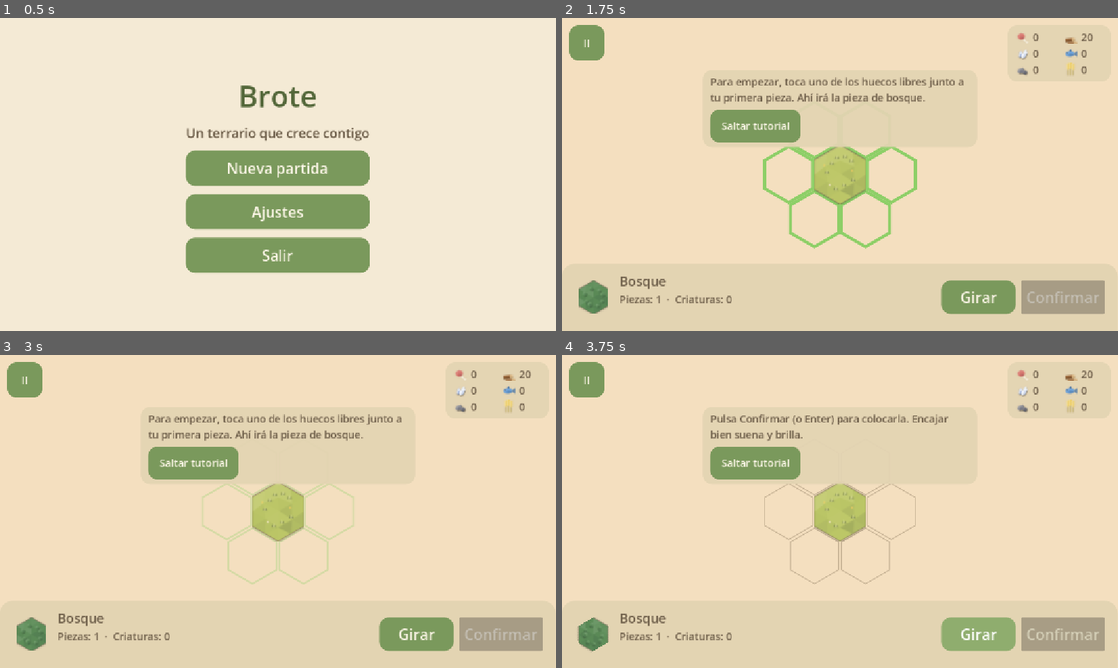
Above: before the commit, frames 1-4 (two rows, left to right).
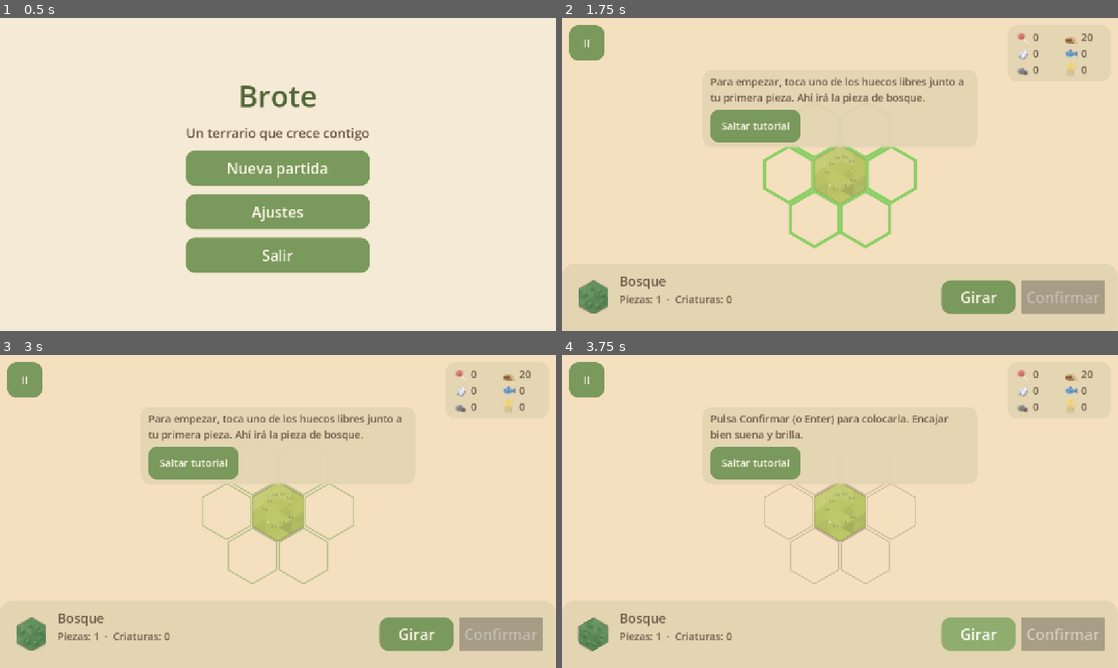
Above: after the commit, the same moments.

Repository: Rosnye/CozyG
Game: Godot game, scene res://scenes/menu.tscn
Two runs of this game, one before a commit and one after it. Both use one fixed random seed, a clock stepped at 60 frames per second and the inputs below.
Inputs:
- Up to frame 1 (0.5 s): no input
- Up to frame 2 (1.75 s): click "Nueva partida" at 0.5 s; click "Empezar" at 1.25 s
- Up to frame 3 (3 s): click "II" at 2 s; click "Continuar" at 2.75 s
- Up to frame 4 (3.75 s): click "Girar" at 3.5 s

Frame 1 is identical in both runs. In frame 2, less than 0.1% of the frame differs, in the area x 45-55%, y 41-60%; in frame 3, 0.2%, in the area x 36-64%, y 41-74%; in frame 4, less than 0.1%.

Commit message:
Rendimiento: capas fija y dinamica en el tablero, cachés de frontera y economia, atmosfera a 10 Hz y audio en silencio pausado
Co-Authored-By: Claude Sonnet 5.5 <noreply@anthropic.com>

Diff:
--- /dev/null
+++ b/herramientas/medir_rendimiento.gd
@@ -0,0 +1,105 @@
+extends SceneTree
+## Mide el coste por fotograma del juego con un mundo grande, en modo headless.
+## Sirve para comparar antes y después de optimizar (los números absolutos de un PC son
+## mucho menores que los de un móvil; lo que importa es la proporción).
+##
+## Uso, desde la raíz del proyecto:
+##   godot --headless --path . --script res://herramientas/medir_rendimiento.gd
+##
+## Usa su propio archivo de guardado para no tocar la partida real.
+
+const RUTA: String = "user://medicion_rendimiento.json"
+const RADIO_MUNDO: int = 22  # hexágonos desde el centro: unas 1.500 piezas
+const FOTOGRAMAS: int = 300
+
+
+func _init() -> void:
+	root.set_meta(&"pantalla_vigilada", true)
+	var juego: Node = load("res://scenes/juego.tscn").instantiate()
+	juego.ruta_guardado = RUTA
+	root.add_child(juego)
+	await process_frame
+	root.content_scale_factor = 1.0
+	await _esperar(5)
+	juego._al_saltar_tutorial()
+	var coordenadas: Array[Vector2i] = _poblar(juego)
+	await _esperar(10)
+	print("Mundo: %d piezas, %d construcciones, %d criaturas" % [
+		juego._tablero.cantidad(), juego._economia.construcciones.size(), juego._ecosistema.cantidad()
+	])
+
+	var logica: Dictionary = _medir_proceso(juego)
+	var quieto: Dictionary = await _medir_fotogramas(juego, coordenadas, false)
+	var animando: Dictionary = await _medir_fotogramas(juego, coordenadas, true)
+	print("Lógica de _process:        medio %.3f ms  | peor %.3f ms" % [logica["medio"], logica["peor"]])
+	print("Fotograma en reposo:       medio %.3f ms  | peor %.3f ms" % [quieto["medio"], quieto["peor"]])
+	print("Fotograma con animaciones: medio %.3f ms  | peor %.3f ms" % [animando["medio"], animando["peor"]])
+	DirAccess.remove_absolute(RUTA)
+	quit()
+
+
+func _esperar(fotogramas: int) -> void:
+	for i in fotogramas:
+		await process_frame
+
+
+## Rellena un hexágono grande de piezas al azar y reparte construcciones.
+func _poblar(juego: Node) -> Array[Vector2i]:
+	var azar := RandomNumberGenerator.new()
+	azar.seed = 1
+	var piezas: Array[PiezaDatos] = []
+	for archivo in DirAccess.get_files_at("res://data/piezas"):
+		var nombre: String = archivo.trim_suffix(".remap")
+		if nombre.ends_with(".tres"):
+			piezas.append(load("res://data/piezas/" + nombre))
+	var construcciones: Array[ConstruccionDatos] = []
+	for archivo in DirAccess.get_files_at("res://data/construcciones"):
+		var nombre: String = archivo.trim_suffix(".remap")
+		if nombre.ends_with(".tres"):
+			construcciones.append(load("res://data/construcciones/" + nombre))
+	var tablero: Tablero = juego._tablero
+	var coordenadas: Array[Vector2i] = []
+	for q in range(-RADIO_MUNDO, RADIO_MUNDO + 1):
+		for r in range(maxi(-RADIO_MUNDO, -q - RADIO_MUNDO), mini(RADIO_MUNDO, -q + RADIO_MUNDO) + 1):
+			var coord := Vector2i(q, r)
+			tablero.restaurar(coord, piezas[azar.randi_range(0, piezas.size() - 1)], azar.randi_range(0, 5))
+			coordenadas.append(coord)
+	var contador: int = 0
+	for coord in coordenadas:
+		contador += 1
+		if contador % 10 == 0:
+			juego._economia.construcciones[coord] = construcciones[contador % construcciones.size()]
+	juego._conteo = tablero.conteo_bordes()
+	juego._ecosistema.actualizar(tablero, juego._criaturas)
+	juego._vista.queue_redraw()
+	return coordenadas
+
+
+## Tiempo de la lógica del juego por fotograma, sin dibujar.
+func _medir_proceso(juego: Node) -> Dictionary:
+	var total: int = 0
+	var peor: int = 0
+	for i in FOTOGRAMAS:
+		var inicio: int = Time.get_ticks_usec()
+		juego._process(0.016)
+		var duracion: int = Time.get_ticks_usec() - inicio
+		total += duracion
+		peor = maxi(peor, duracion)
+	return {"medio": total / float(FOTOGRAMAS) / 1000.0, "peor": peor / 1000.0}
+
+
+## Tiempo de un fotograma completo (lógica + dibujo). Con `animar`, coloca animaciones cada 20.
+func _medir_fotogramas(juego: Node, coordenadas: Array[Vector2i], animar: bool) -> Dictionary:
+	var azar := RandomNumberGenerator.new()
+	azar.seed = 7
+	var total: int = 0
+	var peor: int = 0
+	for i in FOTOGRAMAS:
+		if animar and i % 20 == 0:
+			juego._vista.animar_colocacion(coordenadas[azar.randi_range(0, coordenadas.size() - 1)], true)
+		var inicio: int = Time.get_ticks_usec()
+		await process_frame
+		var duracion: int = Time.get_ticks_usec() - inicio
+		total += duracion
+		peor = maxi(peor, duracion)
+	return {"medio": total / float(FOTOGRAMAS) / 1000.0, "peor": peor / 1000.0}
--- a/scenes/juego.tscn
+++ b/scenes/juego.tscn
@@ -22,6 +22,7 @@
 [ext_resource type="PackedScene" path="res://scenes/ajustes.tscn" id="20"]
 [ext_resource type="Script" path="res://scripts/panel_tutorial.gd" id="21"]
 [ext_resource type="Script" path="res://scripts/barra_inferior.gd" id="22"]
+[ext_resource type="Script" path="res://scripts/capa_dinamica.gd" id="23"]
 
 [sub_resource type="Gradient" id="gradiente_punto"]
 colors = PackedColorArray(1, 1, 1, 1, 1, 1, 1, 0)
@@ -59,6 +60,9 @@
 texture_filter = 4
 script = ExtResource("2")
 terrenos = ExtResource("5")
+
+[node name="Dinamica" type="Node2D" parent="Tablero"]
+script = ExtResource("23")
 
 [node name="Particulas" type="CPUParticles2D" parent="Tablero"]
 z_index = 10
--- a/scripts/atmosfera.gd
+++ b/scripts/atmosfera.gd
@@ -11,6 +11,8 @@
 const SILENCIO_DB: float = -80.0
 ## Rapidez con que las capas suben y bajan de volumen.
 const SUAVIZADO: float = 1.2
+## Cada cuántos segundos se recalculan la luz y los niveles de audio.
+const PERIODO_CALCULO: float = 0.1
 
 ## Color por fase del día (0 = amanecer ... 0.75 = medianoche).
 @export var gradiente_dia: Gradient
@@ -21,6 +23,8 @@
 @export var lluvia: LluviaVista
 
 var _capas: Dictionary = {}
+var _niveles: Dictionary = {}
+var _acumulado: float = 1.0  # fuerza el primer cálculo
 
 
 func _ready() -> void:
@@ -36,10 +40,15 @@
 
 
 func actualizar(delta: float, ciclo: Ciclo, clima: Clima, conteo: Dictionary, piezas: int) -> void:
-	_aplicar_luz(ciclo, clima)
-	_aplicar_audio(delta, ciclo.luz(), clima.intensidad_lluvia, conteo, piezas)
-	if lluvia != null:
-		lluvia.intensidad = clima.intensidad_lluvia
+	# La luz y los niveles de audio cambian despacio: se recalculan 10 veces por segundo.
+	_acumulado += delta
+	if _acumulado >= PERIODO_CALCULO:
+		_acumulado = 0.0
+		_aplicar_luz(ciclo, clima)
+		_niveles = Ambiente.volumenes(ciclo.luz(), clima.intensidad_lluvia, conteo, piezas)
+		if lluvia != null:
+			lluvia.intensidad = clima.intensidad_lluvia
+	_suavizar_audio(delta)
 
 
 func _aplicar_luz(ciclo: Ciclo, clima: Clima) -> void:
@@ -54,13 +63,15 @@
 		modulacion_fondo.color = color
 
 
-func _aplicar_audio(delta: float, luz: float, lluvia_nivel: float, conteo: Dictionary, piezas: int) -> void:
-	var niveles: Dictionary = Ambiente.volumenes(luz, lluvia_nivel, conteo, piezas)
+## Acerca poco a poco el volumen de cada capa a su objetivo. Las capas que no se oyen se pausan
+## para que el motor no gaste CPU (ni batería) mezclándolas.
+func _suavizar_audio(delta: float) -> void:
 	var paso: float = 1.0 - exp(-delta * SUAVIZADO)
 	for capa: StringName in _capas:
 		var reproductor: AudioStreamPlayer = _capas[capa]
-		var nivel: float = niveles.get(capa, 0.0)
+		var nivel: float = _niveles.get(capa, 0.0)
 		var objetivo: float = SILENCIO_DB
 		if nivel > 0.001:
 			objetivo = maxf(GANANCIA_DB[capa] + linear_to_db(nivel), SILENCIO_DB)
 		reproductor.volume_db = lerpf(reproductor.volume_db, objetivo, paso)
+		reproductor.stream_paused = objetivo <= SILENCIO_DB and reproductor.volume_db <= SILENCIO_DB + 2.0
--- /dev/null
+++ b/scripts/capa_dinamica.gd
@@ -0,0 +1,12 @@
+class_name CapaDinamica
+extends Node2D
+## Capa del tablero que cambia a menudo: fantasma, selección, guías y animaciones.
+## Está separada de las piezas fijas para que esas no se redibujen en cada fotograma.
+## Solo delega el dibujo en `TableroVista`.
+
+var vista: TableroVista
+
+
+func _draw() -> void:
+	if vista != null:
+		vista.dibujar_dinamico(self)
--- a/scripts/criaturas_vista.gd
+++ b/scripts/criaturas_vista.gd
@@ -16,7 +16,7 @@
 
 
 func _process(delta: float) -> void:
-	if ecosistema == null:
+	if ecosistema == null or ecosistema.individuos.is_empty():
 		return
 	_reloj += delta
 	var presentes: Dictionary = {}
--- a/scripts/economia.gd
+++ b/scripts/economia.gd
@@ -12,11 +12,19 @@
 ## Vector2i -> ConstruccionDatos
 var construcciones: Dictionary = {}
 
+# Producción total por segundo de cada recurso. Se recalcula solo cuando cambia algo
+# (en vez de rehacer en cada fotograma los bonus de todas las construcciones).
+var _tasas: Dictionary = {}
+var _sucia: bool = true
+var _ultimo_tablero: Tablero
+var _ultima_version: int = -1
+
 
 ## Empieza con las cantidades iniciales de cada recurso.
 func iniciar(datos: Array[RecursoDatos]) -> void:
 	recursos.clear()
 	construcciones.clear()
+	_sucia = true
 	for recurso in datos:
 		recursos[recurso.id] = float(recurso.inicial)
 
@@ -72,6 +80,7 @@
 	for id: StringName in construccion.costo:
 		recursos[id] = float(recursos.get(id, 0.0)) - float(construccion.costo[id])
 	construcciones[coord] = construccion
+	_sucia = true
 	return true
 
 
@@ -83,15 +92,33 @@
 	for id: StringName in construccion.costo:
 		recursos[id] = float(recursos.get(id, 0.0)) + floorf(float(construccion.costo[id]) * DEVOLUCION)
 	construcciones.erase(coord)
+	_sucia = true
 	return true
+
+
+## Avisa de que `construcciones` se tocó por fuera de `construir` y `quitar`.
+func invalidar() -> void:
+	_sucia = true
 
 
 ## Produce lo que toca en `delta` segundos.
 func avanzar(delta: float, tablero: Tablero) -> void:
+	if _sucia or tablero != _ultimo_tablero or tablero.version != _ultima_version:
+		_recalcular_tasas(tablero)
+	for id: StringName in _tasas:
+		recursos[id] = float(recursos.get(id, 0.0)) + float(_tasas[id]) * delta
+
+
+func _recalcular_tasas(tablero: Tablero) -> void:
+	_tasas.clear()
 	for coord: Vector2i in construcciones:
 		var construccion: ConstruccionDatos = construcciones[coord]
-		var ganado: float = por_minuto_en(coord, construccion, tablero) / 60.0 * delta
-		recursos[construccion.produce] = float(recursos.get(construccion.produce, 0.0)) + ganado
+		var por_segundo: float = por_minuto_en(coord, construccion, tablero) / 60.0
+		if por_segundo > 0.0:
+			_tasas[construccion.produce] = float(_tasas.get(construccion.produce, 0.0)) + por_segundo
+	_sucia = false
+	_ultimo_tablero = tablero
+	_ultima_version = tablero.version
 
 
 func a_diccionario() -> Dictionary:
@@ -111,6 +138,7 @@
 		for id in datos["recursos"]:
 			recursos[StringName(str(id))] = float(datos["recursos"][id])
 	construcciones.clear()
+	_sucia = true
 	if not datos.get("construcciones") is Array:
 		return
 	for dato in datos["construcciones"]:
--- a/scripts/hex/tablero.gd
+++ b/scripts/hex/tablero.gd
@@ -5,6 +5,12 @@
 
 ## Vector2i -> { "pieza": PiezaDatos, "giro": int }
 var _celdas: Dictionary = {}
+
+## Sube cada vez que cambia el contenido del tablero; sirve para invalidar cachés.
+var version: int = 0
+
+var _frontera_cache: Array[Vector2i] = []
+var _frontera_version: int = -1
 
 
 func cantidad() -> int:
@@ -54,6 +60,7 @@
 	if pieza == null or not puede_colocar(coord):
 		return false
 	_celdas[coord] = {"pieza": pieza, "giro": posmod(giro, 6)}
+	version += 1
 	return true
 
 
@@ -93,6 +100,7 @@
 ## Coloca sin comprobar reglas (para cargar una partida guardada).
 func restaurar(coord: Vector2i, pieza: PiezaDatos, giro: int) -> void:
 	_celdas[coord] = {"pieza": pieza, "giro": posmod(giro, 6)}
+	version += 1
 
 
 ## Cuántos bordes de un terreno necesita una pieza para ser hábitat de ese terreno.
@@ -129,8 +137,10 @@
 	return resultado
 
 
-## Huecos libres donde se puede colocar (sin repetidos).
+## Huecos libres donde se puede colocar (sin repetidos). Se guarda en caché hasta que cambie el tablero.
 func frontera() -> Array[Vector2i]:
+	if _frontera_version == version:
+		return _frontera_cache
 	var vistos: Dictionary = {}
 	var resultado: Array[Vector2i] = []
 	for coord: Vector2i in _celdas:
@@ -138,4 +148,6 @@
 			if not _celdas.has(vecino) and not vistos.has(vecino):
 				vistos[vecino] = true
 				resultado.append(vecino)
+	_frontera_cache = resultado
+	_frontera_version = version
 	return resultado
--- a/scripts/juego.gd
+++ b/scripts/juego.gd
@@ -17,6 +17,8 @@
 const PASEO: Vector2 = Vector2(2.5, 6.0)
 ## Cada cuántos segundos se actualizan los botones del panel de construcción.
 const REFRESCO_PANEL: float = 0.4
+## Cada cuántos segundos se actualiza el indicador de recursos.
+const REFRESCO_HUD: float = 0.25
 
 ## Dónde se guarda la partida (se cambia antes de añadir la escena en pruebas, para no pisar la real).
 var ruta_guardado: String = "user://guardado.json"
@@ -39,6 +41,7 @@
 var _conteo: Dictionary = {}
 var _espera_paseo: float = 4.0
 var _espera_panel: float = 0.0
+var _espera_hud: float = 0.0
 var _tutorial := Tutorial.new()
 var _ultima_colocada: Vector2i = Vector2i.ZERO
 var _hay_ultima: bool = false
@@ -120,7 +123,10 @@
 	_ciclo.avanzar(delta)
 	_clima.avanzar(delta)
 	_economia.avanzar(delta, _tablero)
-	_hud_recursos.actualizar(_economia)
+	_espera_hud -= delta
+	if _espera_hud <= 0.0:
+		_espera_hud = REFRESCO_HUD
+		_hud_recursos.actualizar(_economia)
 	_criaturas_vista.luz = _ciclo.luz()
 	_atmosfera.actualizar(delta, _ciclo, _clima, _conteo, _tablero.cantidad())
 	_espera_paseo -= delta
@@ -282,7 +288,7 @@
 	_guardar()
 	_hud_recursos.actualizar(_economia)
 	_mostrar_panel()
-	_vista.queue_redraw()
+	_vista.refrescar()
 
 
 func _al_pedir_quitar() -> void:
@@ -292,7 +298,7 @@
 	_guardar()
 	_hud_recursos.actualizar(_economia)
 	_mostrar_panel()
-	_vista.queue_redraw()
+	_vista.refrescar()
 
 
 func _al_girar() -> void:
@@ -375,7 +381,6 @@
 	else:
 		_encaje.text = ""
 		_vista.ocultar_pendiente()
-	_vista.queue_redraw()
 
 
 # --- Tutorial -------------------------------------------------------------
--- a/scripts/lluvia_vista.gd
+++ b/scripts/lluvia_vista.gd
@@ -9,7 +9,10 @@
 ## 0 sin lluvia, 1 lluvia completa.
 var intensidad: float = 0.0:
 	set(valor):
-		intensidad = clampf(valor, 0.0, 1.0)
+		var nueva: float = clampf(valor, 0.0, 1.0)
+		if is_equal_approx(nueva, intensidad):
+			return
+		intensidad = nueva
 		set_process(intensidad > 0.01)
 		queue_redraw()
 
--- a/scripts/tablero_vista.gd
+++ b/scripts/tablero_vista.gd
@@ -1,6 +1,12 @@
 class_name TableroVista
 extends Node2D
 ## Dibuja el tablero y sus animaciones. Solo lee datos: no decide reglas.
+##
+## Dos capas, para no redibujar cientos de piezas en cada fotograma:
+## - Esta (fija): huecos, piezas y construcciones. Se redibuja solo cuando cambia el mundo
+##   (`refrescar`, o al empezar y terminar una animación).
+## - `CapaDinamica` (hija): fantasma, selección, guías y animaciones. Cambia todo el rato
+##   y dibuja poca cosa.
 
 enum Guia { NINGUNA, HUECOS, PIEZA }
 
@@ -35,10 +41,17 @@
 var _animaciones: Dictionary = {}
 
 @onready var _particulas: CPUParticles2D = $Particulas
+@onready var _dinamica: CapaDinamica = $Dinamica
 
 
 func _ready() -> void:
+	_dinamica.vista = self
 	set_process(false)
+
+
+## Redibuja las piezas y construcciones fijas. Llamar cuando cambie el mundo.
+func refrescar() -> void:
+	queue_redraw()
 
 
 func mostrar_pendiente(coord: Vector2i, pieza: PiezaDatos, giro: int, encaja: bool) -> void:
@@ -47,12 +60,12 @@
 	_pendiente_pieza = pieza
 	_pendiente_giro = giro
 	_pendiente_encaja = encaja
-	queue_redraw()
+	_dinamica.queue_redraw()
 
 
 func ocultar_pendiente() -> void:
 	_hay_pendiente = false
-	queue_redraw()
+	_dinamica.queue_redraw()
 
 
 ## Guía del tutorial: hace pulsar los huecos libres donde se puede colocar.
@@ -70,100 +83,120 @@
 
 func quitar_guia() -> void:
 	_guia = Guia.NINGUNA
-	queue_redraw()
+	_dinamica.queue_redraw()
 
 
 ## Resalta la pieza elegida para construir.
 func seleccionar(coord: Vector2i) -> void:
 	_hay_seleccion = true
 	_seleccion = coord
-	queue_redraw()
+	_dinamica.queue_redraw()
 
 
 func deseleccionar() -> void:
 	_hay_seleccion = false
-	queue_redraw()
+	_dinamica.queue_redraw()
 
 
 ## Anima la pieza recién colocada; si encaja perfecto, añade una onda y partículas.
+## Mientras dura, la capa fija se salta esa pieza y la dibuja la dinámica.
 func animar_colocacion(coord: Vector2i, perfecta: bool) -> void:
 	_animaciones[coord] = {"tiempo": 0.0, "perfecta": perfecta}
 	if perfecta:
 		_particulas.position = Hex.axial_a_pixel(coord, tamano_hex)
 		_particulas.restart()
+	queue_redraw()
 	set_process(true)
 
 
 func _process(delta: float) -> void:
 	_reloj += delta
+	var termino_alguna: bool = false
 	for coord: Vector2i in _animaciones.keys():
 		var animacion: Dictionary = _animaciones[coord]
 		animacion["tiempo"] += delta
 		var duracion: float = DURACION_ONDA if animacion["perfecta"] else DURACION_ASENTAR
 		if animacion["tiempo"] >= duracion:
 			_animaciones.erase(coord)
-	queue_redraw()
+			termino_alguna = true
+	if termino_alguna:
+		queue_redraw()  # la pieza vuelve a la capa fija
+	_dinamica.queue_redraw()
 	if _animaciones.is_empty() and _guia == Guia.NINGUNA:
 		set_process(false)
 
 
+## Capa fija: huecos libres, piezas y construcciones.
 func _draw() -> void:
 	if tablero == null:
 		return
-	var pulso: float = 0.55 + 0.45 * sin(_reloj * 4.0)
 	for coord in tablero.frontera():
-		var contorno := _contorno(coord, 0.94)
-		if _guia == Guia.HUECOS:
-			var llamada: Color = color_encaje
-			llamada.a = pulso
-			draw_polyline(contorno, llamada, 3.0 + 3.0 * pulso, true)
-		else:
-			draw_polyline(contorno, color_hueco, 2.0, true)
+		draw_polyline(_contorno(coord, 0.94), color_hueco, 2.0, true)
 	for coord in tablero.coordenadas():
-		var escala: float = 1.0
 		if _animaciones.has(coord):
-			escala = _escala_asentar(_animaciones[coord]["tiempo"])
+			continue
 		DibujoPieza.dibujar(
 			self, Hex.axial_a_pixel(coord, tamano_hex), tamano_hex,
-			tablero.pieza_en(coord), tablero.giro_en(coord), terrenos, 1.0, escala
+			tablero.pieza_en(coord), tablero.giro_en(coord), terrenos
 		)
 	for coord: Vector2i in construcciones:
-		_dibujar_construccion(coord, construcciones[coord])
+		if not _animaciones.has(coord):
+			_dibujar_construccion(self, coord, construcciones[coord])
+
+
+## Capa dinámica: lo que cambia a menudo. La llama `CapaDinamica`.
+func dibujar_dinamico(lienzo: CanvasItem) -> void:
+	if tablero == null:
+		return
+	var pulso: float = 0.55 + 0.45 * sin(_reloj * 4.0)
+	if _guia == Guia.HUECOS:
+		var llamada: Color = color_encaje
+		llamada.a = pulso
+		for coord in tablero.frontera():
+			lienzo.draw_polyline(_contorno(coord, 0.94), llamada, 3.0 + 3.0 * pulso, true)
+	for coord: Vector2i in _animaciones:
+		DibujoPieza.dibujar(
+			lienzo, Hex.axial_a_pixel(coord, tamano_hex), tamano_hex,
+			tablero.pieza_en(coord), tablero.giro_en(coord), terrenos, 1.0,
+			_escala_asentar(_animaciones[coord]["tiempo"])
+		)
+		if construcciones.has(coord):
+			_dibujar_construccion(lienzo, coord, construcciones[coord])
 	if _guia == Guia.PIEZA:
 		var llamada: Color = color_encaje
 		llamada.a = pulso
-		draw_polyline(_contorno(_guia_coord, 0.99), llamada, 4.0 + 4.0 * pulso, true)
+		lienzo.draw_polyline(_contorno(_guia_coord, 0.99), llamada, 4.0 + 4.0 * pulso, true)
 	if _hay_seleccion:
-		draw_polyline(_contorno(_seleccion, 0.97), color_seleccion, 4.0, true)
+		lienzo.draw_polyline(_contorno(_seleccion, 0.97), color_seleccion, 4.0, true)
 	for coord: Vector2i in _animaciones:
 		if _animaciones[coord]["perfecta"]:
-			_dibujar_onda(coord, _animaciones[coord]["tiempo"])
+			_dibujar_onda(lienzo, coord, _animaciones[coord]["tiempo"])
 	if _hay_pendiente and _pendiente_pieza != null:
 		DibujoPieza.dibujar(
-			self, Hex.axial_a_pixel(_pendiente_coord, tamano_hex), tamano_hex,
+			lienzo, Hex.axial_a_pixel(_pendiente_coord, tamano_hex), tamano_hex,
 			_pendiente_pieza, _pendiente_giro, terrenos, 0.75
 		)
 		var color: Color = color_encaje if _pendiente_encaja else color_desajuste
-		draw_polyline(_contorno(_pendiente_coord, 0.97), color, 5.0, true)
+		lienzo.draw_polyline(_contorno(_pendiente_coord, 0.97), color, 5.0, true)
 
 
 ## Casita provisional del color de la construcción; con `arte` se dibuja la textura.
-func _dibujar_construccion(coord: Vector2i, construccion: ConstruccionDatos) -> void:
+func _dibujar_construccion(lienzo: CanvasItem, coord: Vector2i, construccion: ConstruccionDatos) -> void:
 	var centro: Vector2 = Hex.axial_a_pixel(coord, tamano_hex)
 	var s: float = tamano_hex * 0.36
 	if construccion.arte != null:
-		draw_texture_rect(construccion.arte, Rect2(centro - Vector2(s * 1.5, s * 1.9), Vector2(s, s) * 3.0), false)
+		lienzo.draw_texture_rect(construccion.arte, Rect2(centro - Vector2(s * 1.5, s * 1.9), Vector2(s, s) * 3.0), false)
 		return
 	var paredes := Rect2(centro + Vector2(-s, -s * 0.2), Vector2(2.0 * s, 1.2 * s))
 	var techo := PackedVector2Array([
 		centro + Vector2(-s * 1.25, -s * 0.2), centro + Vector2(0, -s * 1.25), centro + Vector2(s * 1.25, -s * 0.2)
 	])
 	var linea: Color = Color(0.2, 0.17, 0.14, 0.7)
-	draw_circle(centro + Vector2(0, s), s * 1.1, Color(0, 0, 0, 0.18))
-	draw_rect(paredes, construccion.color)
-	draw_rect(paredes, linea, false, 2.0)
-	draw_colored_polygon(techo, construccion.color.darkened(0.3))
-	draw_polyline(PackedVector2Array([techo[0], techo[1], techo[2], techo[0]]), linea, 2.0, true)
+	lienzo.draw_circle(centro + Vector2(0, s), s * 1.1, Color(0, 0, 0, 0.18))
+	lienzo.draw_rect(paredes, construccion.color)
+	lienzo.draw_rect(paredes, linea, false, 2.0)
+	lienzo.draw_colored_polygon(techo, construccion.color.darkened(0.3))
+	lienzo.draw_polyline(PackedVector2Array([techo[0], techo[1], techo[2], techo[0]]), linea, 2.0, true)
 
 
 ## Rebote suave: arranca pequeña, se pasa un poco y se asienta.
@@ -175,12 +208,12 @@
 	return 0.55 + 0.45 * curva
 
 
-func _dibujar_onda(coord: Vector2i, tiempo: float) -> void:
+func _dibujar_onda(lienzo: CanvasItem, coord: Vector2i, tiempo: float) -> void:
 	var t: float = clampf(tiempo / DURACION_ONDA, 0.0, 1.0)
 	var color: Color = color_encaje
 	color.a = (1.0 - t) * 0.9
 	var centro: Vector2 = Hex.axial_a_pixel(coord, tamano_hex)
-	draw_arc(centro, tamano_hex * (0.9 + 0.8 * t), 0.0, TAU, 48, color, 4.0, true)
+	lienzo.draw_arc(centro, tamano_hex * (0.9 + 0.8 * t), 0.0, TAU, 48, color, 4.0, true)
 
 
 func _contorno(coord: Vector2i, escala: float) -> PackedVector2Array:
--- a/tests/prueba_economia.gd
+++ b/tests/prueba_economia.gd
@@ -207,3 +207,35 @@
 	var aserradero := _construccion(&"aserradero", &"madera", {B: 1.0}, {}, 60.0)
 	e.construir(Vector2i.ZERO, aserradero, t)
 	afirmar(absf(e.por_minuto_en(Vector2i.ZERO, aserradero, t) - 60.0) < 0.0001, "bosque y claro son tipos distintos")
+
+
+func prueba_la_produccion_se_actualiza_al_cambiar_el_tablero() -> void:
+	# Las tasas se guardan en caché: deben renovarse si cambian las vecinas, y al quitar.
+	var e := _economia(0)
+	var t := Tablero.new()
+	var bosque := _bosque()
+	t.colocar(Vector2i.ZERO, bosque)
+	var aserradero := _construccion(&"aserradero", &"madera", {B: 1.0}, {}, 60.0)  # 1 por segundo
+	e.construir(Vector2i.ZERO, aserradero, t)
+	e.avanzar(10.0, t)
+	afirmar_igual(e.cantidad(&"madera"), 10, "10 s sin vecinas = 10")
+	t.colocar(Vector2i(1, 0), bosque)
+	t.colocar(Vector2i(0, 1), bosque)
+	e.avanzar(10.0, t)
+	afirmar_igual(e.cantidad(&"madera"), 21, "con 2 vecinas iguales (+10 %) otros 10 s = +11 (10 + 11)")
+	e.quitar(Vector2i.ZERO)
+	var antes: int = e.cantidad(&"madera")
+	e.avanzar(10.0, t)
+	afirmar(e.cantidad(&"madera") <= antes + 2, "tras quitar la construcción ya no produce (era %d, ahora %d)" % [antes, e.cantidad(&"madera")])
+
+
+func prueba_invalidar_recalcula_cambios_externos() -> void:
+	var e := _economia(0)
+	var t := Tablero.new()
+	t.colocar(Vector2i.ZERO, _bosque())
+	var aserradero := _construccion(&"aserradero", &"madera", {B: 1.0}, {}, 60.0)
+	e.avanzar(5.0, t)  # sin construcciones: cachea tasa vacía
+	e.construcciones[Vector2i.ZERO] = aserradero  # cambio por fuera de construir()
+	e.invalidar()
+	e.avanzar(5.0, t)
+	afirmar_igual(e.cantidad(&"madera"), 5, "tras invalidar, la construcción añadida produce")
--- a/tests/prueba_tablero.gd
+++ b/tests/prueba_tablero.gd
@@ -53,3 +53,27 @@
 	afirmar_igual(t.frontera().size(), 8, "dos vecinas -> 8 huecos sin repetir")
 	for coord in t.frontera():
 		afirmar(t.puede_colocar(coord), "cada hueco de la frontera es válido")
+
+
+func prueba_la_version_sube_al_cambiar_el_tablero() -> void:
+	var t := Tablero.new()
+	var v0: int = t.version
+	t.colocar(Vector2i.ZERO, _pieza(&"a"))
+	afirmar(t.version > v0, "colocar sube la versión")
+	var v1: int = t.version
+	t.colocar(Vector2i(9, 9), _pieza(&"b"))  # rechazada: no toca a nadie
+	afirmar_igual(t.version, v1, "una colocación rechazada no cambia la versión")
+	t.restaurar(Vector2i(1, 0), _pieza(&"c"), 0)
+	afirmar(t.version > v1, "restaurar también sube la versión")
+
+
+func prueba_la_frontera_en_cache_se_actualiza_al_cambiar() -> void:
+	var t := Tablero.new()
+	t.colocar(Vector2i.ZERO, _pieza(&"a"))
+	var primera: Array[Vector2i] = t.frontera()
+	afirmar_igual(primera.size(), 6, "una pieza: 6 huecos")
+	afirmar_igual(t.frontera().size(), 6, "pedirla otra vez da lo mismo")
+	t.colocar(Vector2i(1, 0), _pieza(&"b"))
+	afirmar_igual(t.frontera().size(), 8, "tras colocar otra, la caché se renueva")
+	for coord in t.frontera():
+		afirmar(not t.esta_ocupado(coord), "ningún hueco está ocupado")
Not shown, added: herramientas/medir_rendimiento.gd.uid
Not shown, added: scripts/capa_dinamica.gd.uid
Not shown, changed: CLAUDE.md
